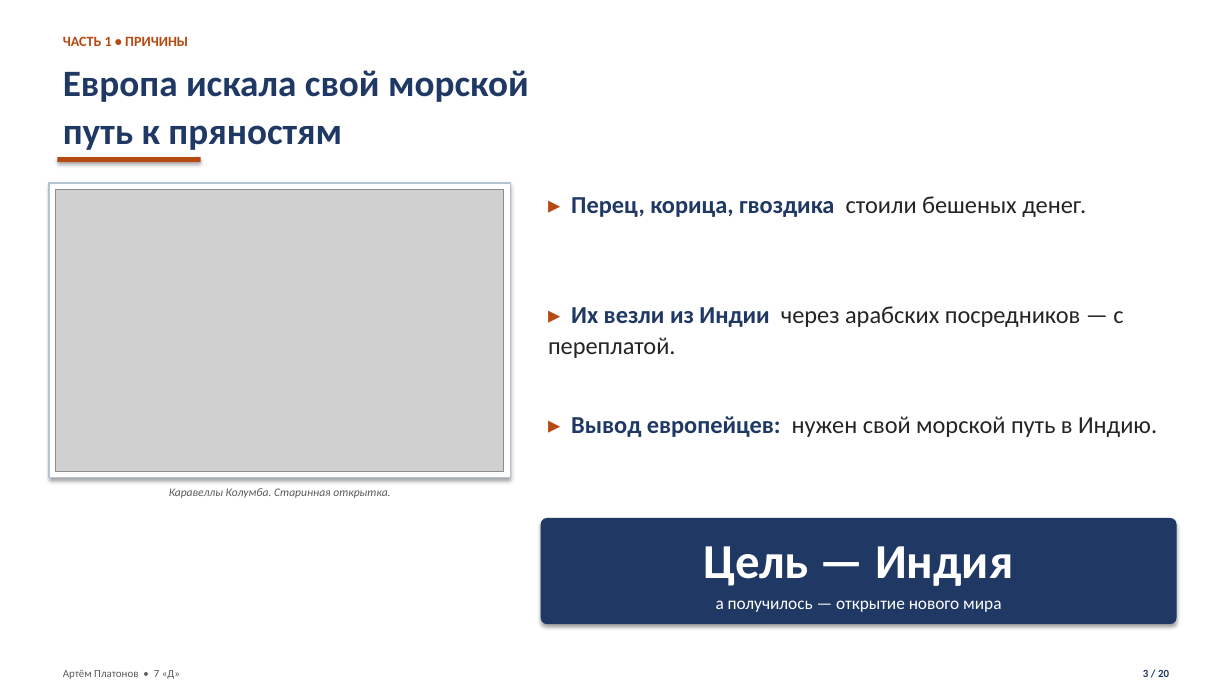
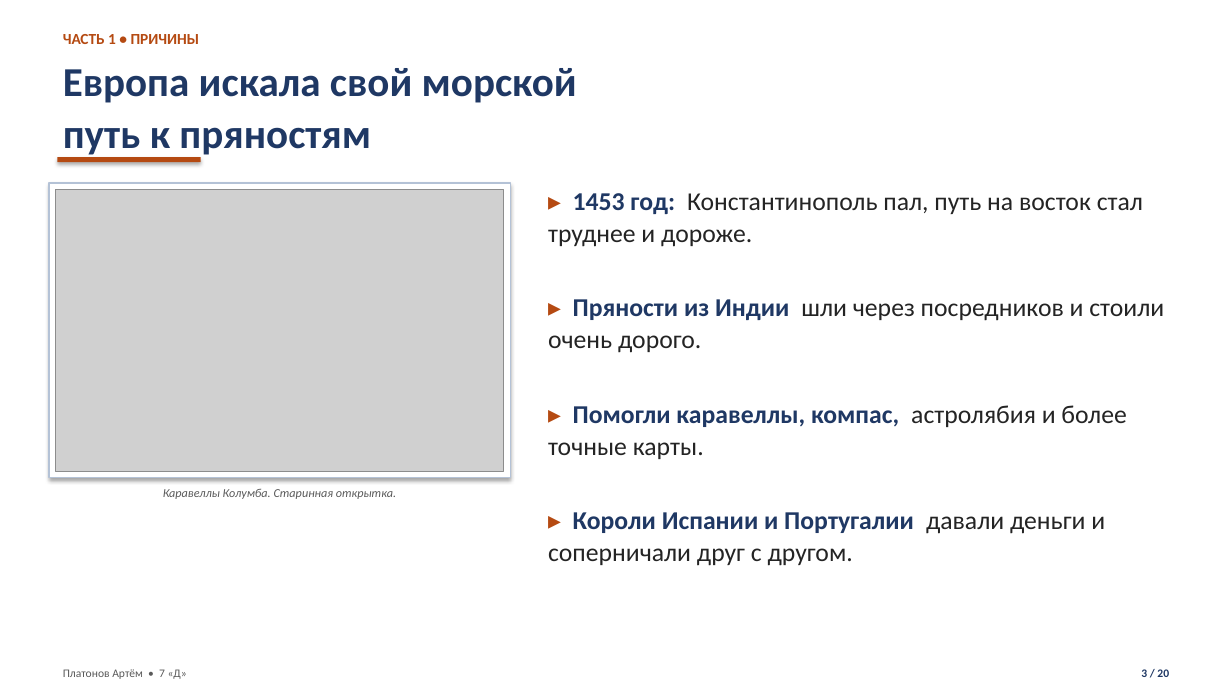
Before and after one commit to Artins200/slide, a slide deck: slide 3 of Великие_географические_открытия_Платонов_Артём_7Д.pptx. Drawn at 1232x693 pixels with LibreOffice and Linux fonts; fonts in the diff are those of the drawing; grey boxes stand for pictures; background and template pictures are left out. Boxes give left, top, right and bottom in pixels: in the first picture for what was removed or moved away, otherwise in the second. Text is boxed around its words. In the diff, an @@ line names an element or a change of style, - is before the commit and + after.

```diff
--- a/Великие_географические_открытия_Платонов_Артём_7Д.pptx
+++ b/Великие_географические_открытия_Платонов_Артём_7Д.pptx
@@ text "ЧАСТЬ 1 • ПРИЧИНЫ" at <box>63,34,200,44</box>: size 11 to 12 pt; line spacing 1.08 to 1.05 @@
@@ text "Европа искала свой морской путь ..." at <box>63,68,577,158</box>: size 29 to 32 pt; line spacing 1.08 to 1.05 @@
@@ text at <box>548,193,1143,247</box>: text changed; size 19 to 20 pt; text colour #1F3864 to #242424; bold off @@
-▸ Перец, корица, гвоздика стоили бешеных денег.
+▸ 1453 год: Константинополь пал, путь на восток стал труднее и дороже.
@@ text at <box>548,299,1164,353</box>: text changed; size 19 to 20 pt @@
-▸ Их везли из Индии через арабских посредников — с переплатой.
+▸ Пряности из Индии шли через посредников и стоили очень дорого.
@@ text at <box>548,405,1126,459</box>: text changed; size 19 to 20 pt @@
-▸ Вывод европейцев: нужен свой морской путь в Индию.
+▸ Помогли каравеллы, компас, астролябия и более точные карты.
@@ text "Каравеллы Колумба. Старинная открытка." at <box>163,489,396,499</box>: size 9 to 9.5 pt; line spacing 1.08 to 1.05 @@
@@ text "▸ Короли Испании и Португалии ...": place and size @@
-text "▸ Короли Испании и Португалии ..." at <box>541,518,1177,625</box>
+text "▸ Короли Испании и Португалии ..." at <box>548,512,1105,566</box>
@@ text "▸ Короли Испании и Португалии ..." at <box>548,512,1105,566</box>: vertical alignment middle to top; fill #1F3864 to none; shadow off @@
@@ text at <box>548,512,1105,566</box>: text changed; size 13.5 to 20 pt; text colour #FFFFFF to #242424 @@
-Цель — Индия
-а получилось — открытие нового мира
+▸ Короли Испании и Португалии давали деньги и соперничали друг с другом.
@@ text at <box>63,669,187,679</box>: text changed; size 8.5 to 9 pt @@
-Артём Платонов • 7 «Д»
+Платонов Артём • 7 «Д»
@@ text "3 / 20" at <box>1141,669,1169,677</box>: size 8.5 to 9 pt; line spacing 1.08 to 1.05 @@
```
Also in this commit, not shown: 15 other slides changed, 4 slides added, 4 slides removed, 2 other files.
